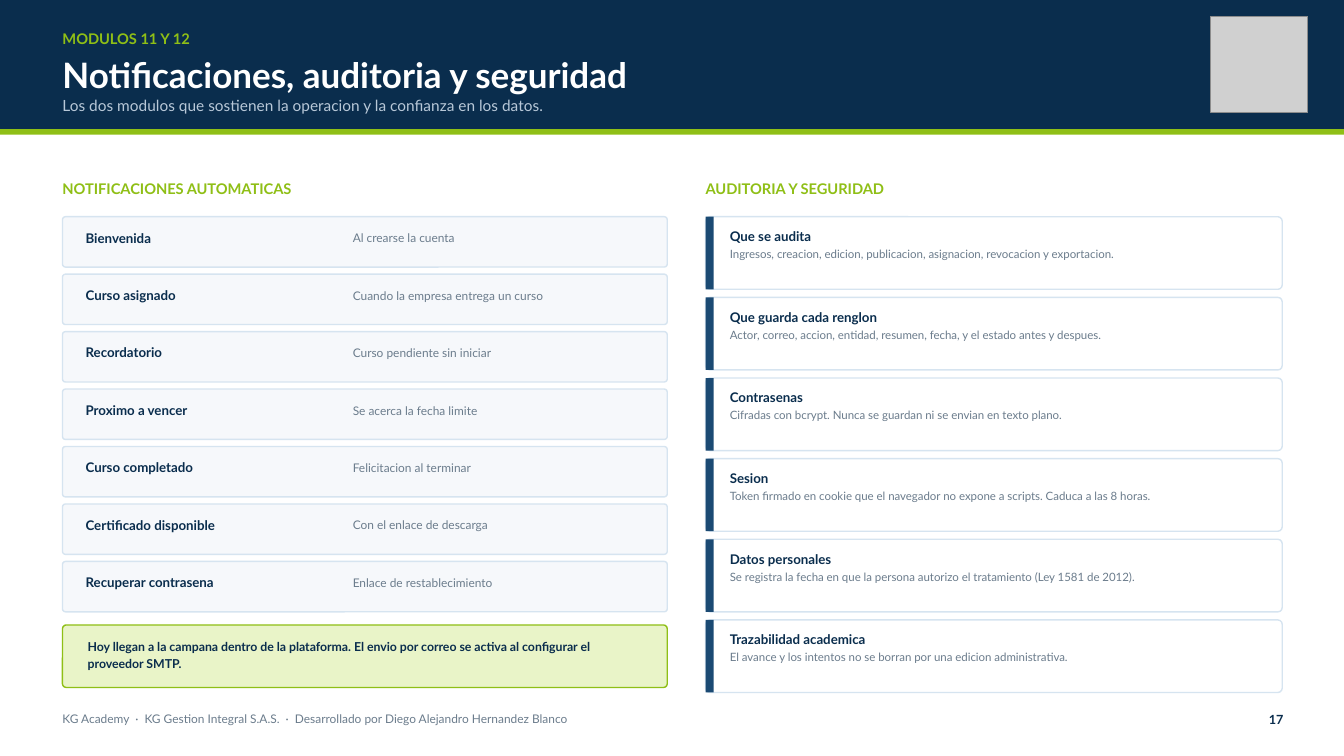
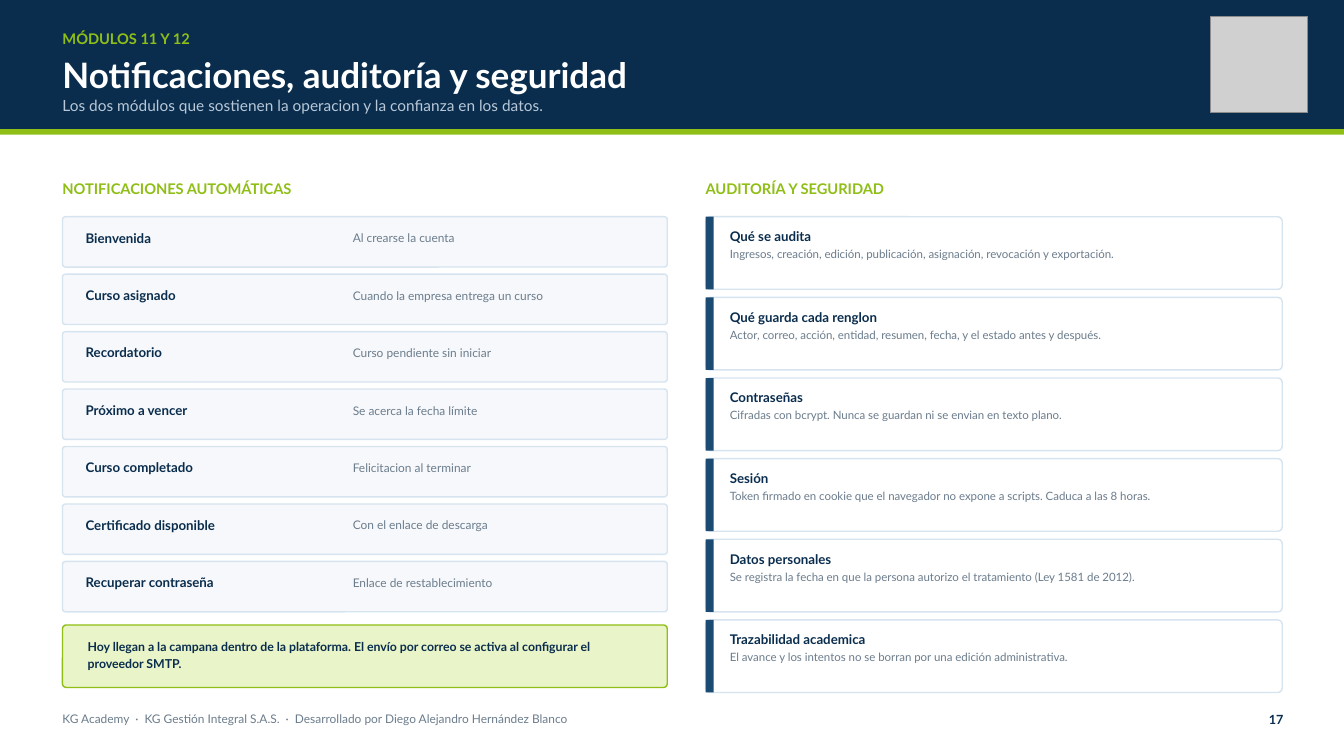
Before and after one commit to DIDAKUS1177/KG-Academy, a slide deck: slide 18 of docs/KG_Academy_Manual_Funcional.pptx. Drawn at 1344x756 pixels with LibreOffice and Linux fonts; fonts in the diff are those of the drawing; grey boxes stand for pictures. Boxes give left, top, right and bottom in pixels: in the first picture for what was removed or moved away, otherwise in the second. Text is boxed around its words. In the diff, an @@ line names an element or a change of style, - is before the commit and + after.

```diff
--- a/docs/KG_Academy_Manual_Funcional.pptx
+++ b/docs/KG_Academy_Manual_Funcional.pptx
@@ text at (62,31,627,114): text changed @@
-MODULOS 11 Y 12
-Notificaciones, auditoria y seguridad
-Los dos modulos que sostienen la operacion y la confianza en los datos.
+MÓDULOS 11 Y 12
+Notificaciones, auditoría y seguridad
+Los dos módulos que sostienen la operacion y la confianza en los datos.
@@ text at (62,181,292,194): text changed @@
-NOTIFICACIONES AUTOMATICAS
+NOTIFICACIONES AUTOMÁTICAS
@@ text at (706,181,884,194): text changed @@
-AUDITORIA Y SEGURIDAD
+AUDITORÍA Y SEGURIDAD
@@ text at (730,231,1114,260): text changed @@
-Que se audita
-Ingresos, creacion, edicion, publicacion, asignacion, revocacion y exportacion.
+Qué se audita
+Ingresos, creación, edición, publicación, asignación, revocación y exportación.
@@ text at (730,312,1101,341): text changed @@
-Que guarda cada renglon
-Actor, correo, accion, entidad, resumen, fecha, y el estado antes y despues.
+Qué guarda cada renglon
+Actor, correo, acción, entidad, resumen, fecha, y el estado antes y después.
@@ text at (86,405,188,415): text changed @@
-Proximo a vencer
+Próximo a vencer
@@ text at (730,392,803,402): text changed @@
-Contrasenas
+Contraseñas
@@ text at (730,473,769,483): text changed @@
-Sesion
+Sesión
@@ text at (86,577,214,590): text changed @@
-Recuperar contrasena
+Recuperar contraseña
@@ text at (88,642,591,670): text changed @@
-Hoy llegan a la campana dentro de la plataforma. El envio por correo se activa al configurar el proveedor SMTP.
+Hoy llegan a la campana dentro de la plataforma. El envío por correo se activa al configurar el proveedor SMTP.
@@ text at (62,714,567,725): text changed @@
-KG Academy · KG Gestion Integral S.A.S. · Desarrollado por Diego Alejandro Hernandez Blanco
+KG Academy · KG Gestión Integral S.A.S. · Desarrollado por Diego Alejandro Hernández Blanco
```
Also in this commit, not shown: 21 other slides changed, 9 other files.
